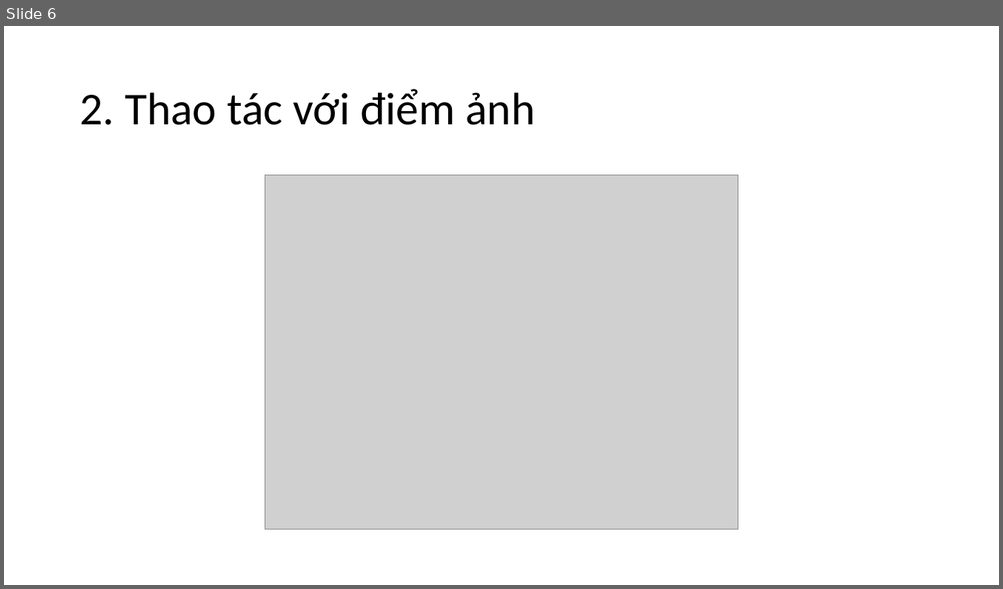
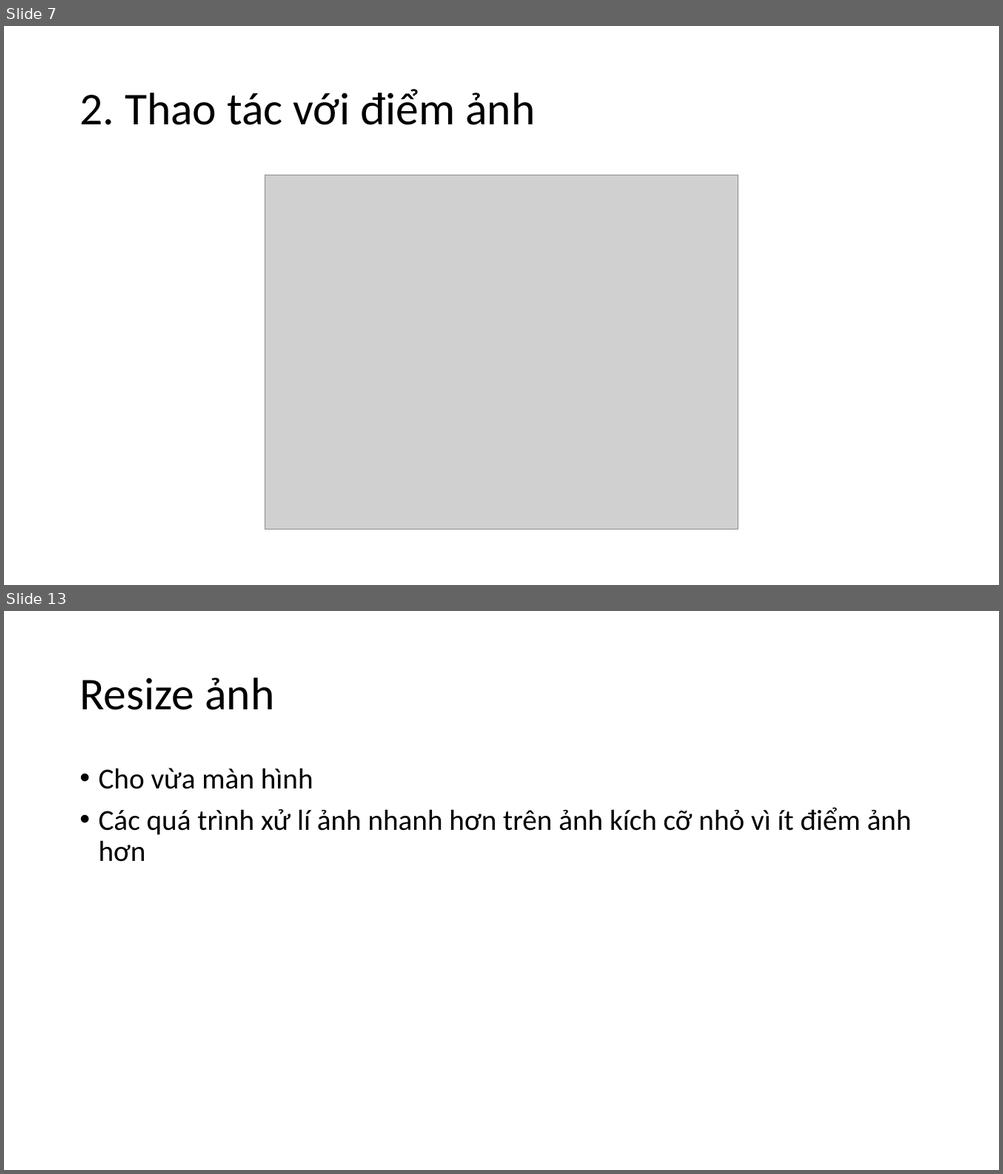
Before and after one commit to levinhhoang16/PyOpenCVCourse, a slide deck: Lecture/OpenCVCoban.pptx. Shown one above the other, each under a label of ours: slide 6 before the commit, slides 7 and 13 after it; the slides between them are not shown. The pictures are 1003x589 and 1003x1174 pixels, drawn with LibreOffice and Linux fonts; fonts in the diff are those of the drawing; grey boxes stand for pictures. Boxes give left, top, right and bottom in pixels: in the first picture for what was removed or moved away, otherwise in the second. Text is boxed around its words. In the diff, an @@ line names an element or a change of style, - is before the commit and + after.

```diff
--- a/Lecture/OpenCVCoban.pptx
+++ b/Lecture/OpenCVCoban.pptx
@@ slide 13 added at [4,611,999,1170], background #FFFFFF @@
@@ title added at [79,678,274,710], 44 pt, text #000000 @@
+Resize ảnh
@@ text added at [99,768,911,862], 28 pt, text #000000 @@
+• Cho vừa màn hình
+• Các quá trình xử lí ảnh nhanh hơn trên ảnh kích cỡ nhỏ vì ít điểm ảnh hơn
@@ what was slide 6 is now slide 7 @@
```
Also in this commit, not shown: 2 slides changed, 8 other slides added, 1 other file.
